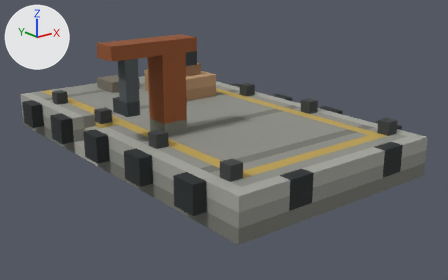
One commit to the glTF model models/map/Claude_harbor_dock/Claude_harbor_dock.glb: the scene before it, then after it.
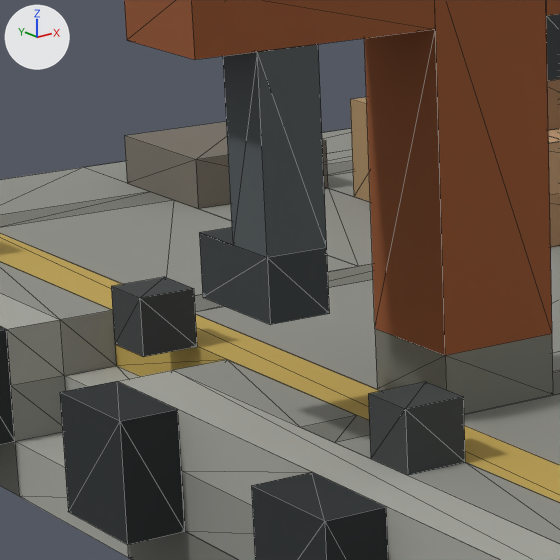
Each version appears first whole from a camera (50 mm lens) standing at (-14.88, -20.31, 8.17) and looking at (0.45, -1.15, 0.51), and next in a close-up on the part from 16% to 42% of the width and 18% to 60% of the height. The lights are fixed; the arrows at upper left show +X, +Y and +Z. The older version's two pictures come first. The close-ups show mesh edges as thin lines. Vertices at exactly the same position are counted once.

In view in the first close-up: 'Claude_harbor_dock'.
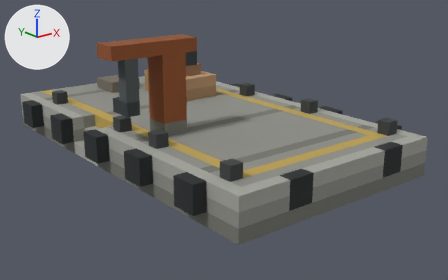
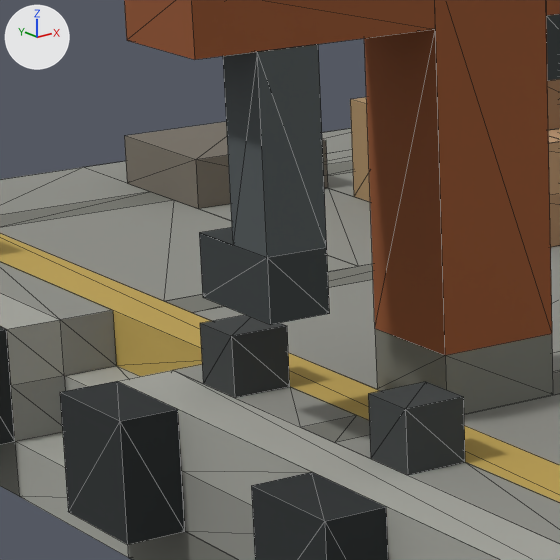
Changed parts and their boxes [x1, y1, x2, y2] in the close-ups (560 x 560 px; the box of a moved part takes in the faces that stretch with it):
part 1 of me_claude_harbor_dock, moved or reshaped: before [6, 320, 116, 468]; after [174, 365, 203, 383]
part 2 of me_claude_harbor_dock, moved or reshaped (not visible before): after [290, 387, 356, 427]
part 3 of me_claude_harbor_dock, moved or reshaped: before [64, 366, 140, 391]; after [200, 315, 300, 427]
part 4 of me_claude_harbor_dock, moved or reshaped (mostly hidden afterwards): before [140, 277, 197, 357]; after [117, 366, 140, 379]
part 5 of me_claude_harbor_dock, moved or reshaped: before [111, 277, 164, 357]; after [6, 320, 129, 468]

What the commit changed:
me_claude_harbor_dock has 370 vertices, 520 faces and spans x -5.0..5.0, y -8.0..8.0, z 0.0..5.0.
me_claude_harbor_dock is used by ob_claude_harbor_dock; location (0.0, 0.0, 0.0).
me_claude_harbor_dock part 1: all 2 vertices in x -4.0, y 2.5, z 0.5..1.0 are moved by (0.0, -2.5, 1.0).
me_claude_harbor_dock part 2: all 4 vertices in x -3.5, y 1.0..1.5, z 1.5..2.0 are moved by (0.0, -1.5, 0.0).
me_claude_harbor_dock part 3: all 2 vertices in x -4.0, y 0.5, z 0.5..1.0 are moved by (0.0, -1.0, 1.0).
me_claude_harbor_dock part 4: all 2 vertices in x -4.0, y 1.0, z 1.5..2.0 are moved by (0.0, -0.5, -1.0).
me_claude_harbor_dock part 5: all 2 vertices in x -4.0, y 1.5, z 1.5..2.0 are moved by (0.0, 1.0, -1.0).
